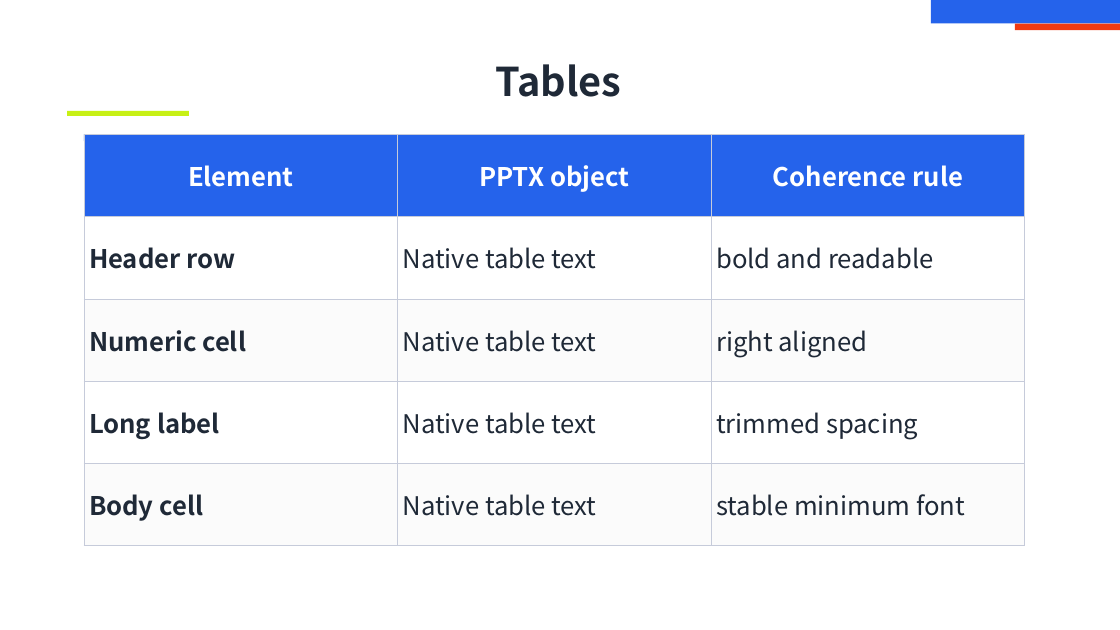
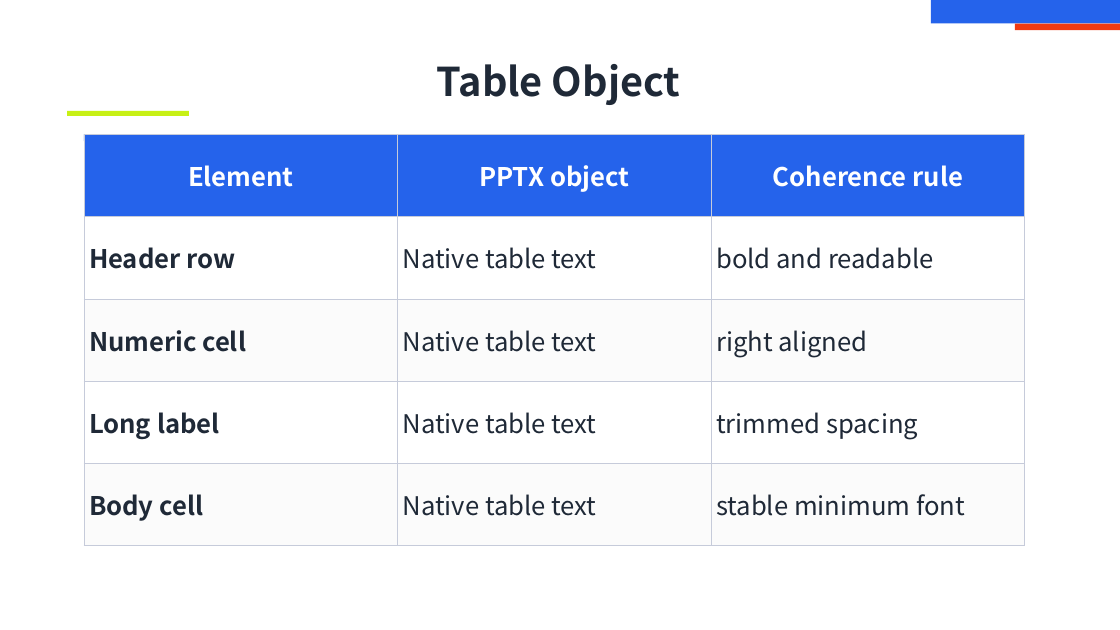
Before and after one commit to ch040602/mdpr-skill, a slide deck: slide 12 of artifacts/intro-decks/element-catalog/deck.pptx (slide 5 before the commit). Drawn at 1120x630 pixels with LibreOffice and Linux fonts; fonts in the diff are those of the drawing. Boxes give left, top, right and bottom in pixels: in the first picture for what was removed or moved away, otherwise in the second. Text is boxed around its words. In the diff, an @@ line names an element or a change of style, - is before the commit and + after.

Commit message:
Expand MDPR object catalog deck

```diff
--- a/artifacts/intro-decks/element-catalog/deck.pptx
+++ b/artifacts/intro-decks/element-catalog/deck.pptx
@@ text at bbox=[437, 64, 680, 105]: text changed @@
-Tables
+Table Object
```
Also in this commit, not shown: 6 other slides changed, 15 slides added, 1 slide removed, 36 other files.
